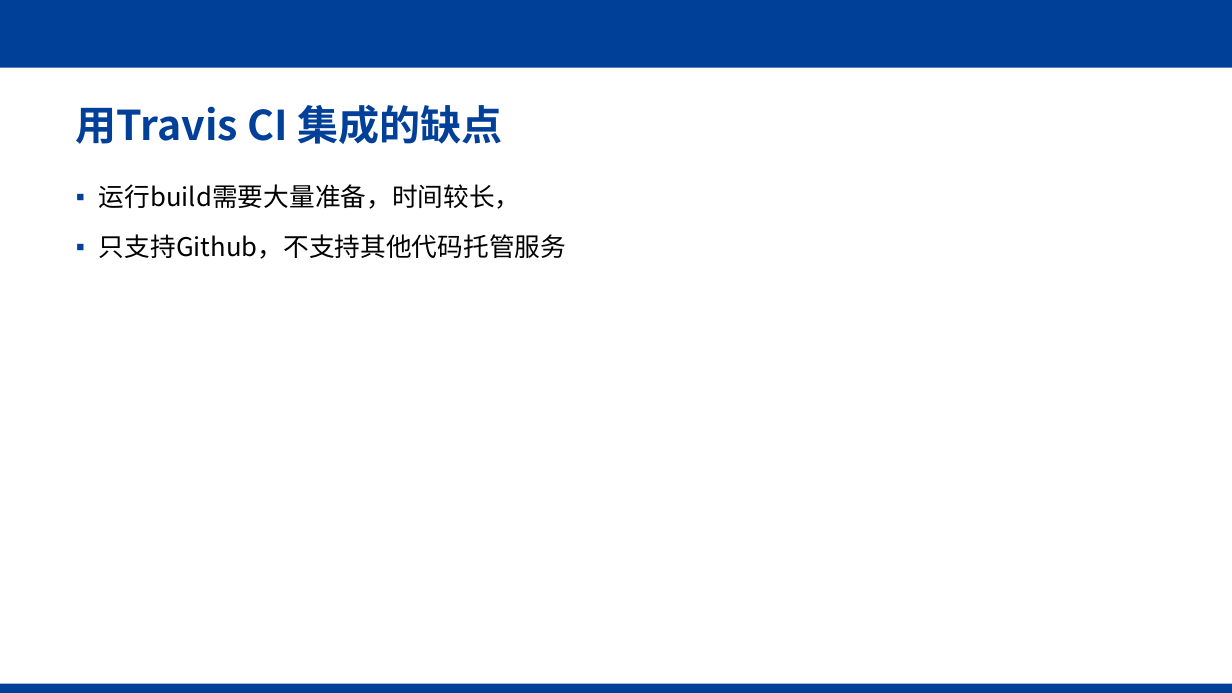
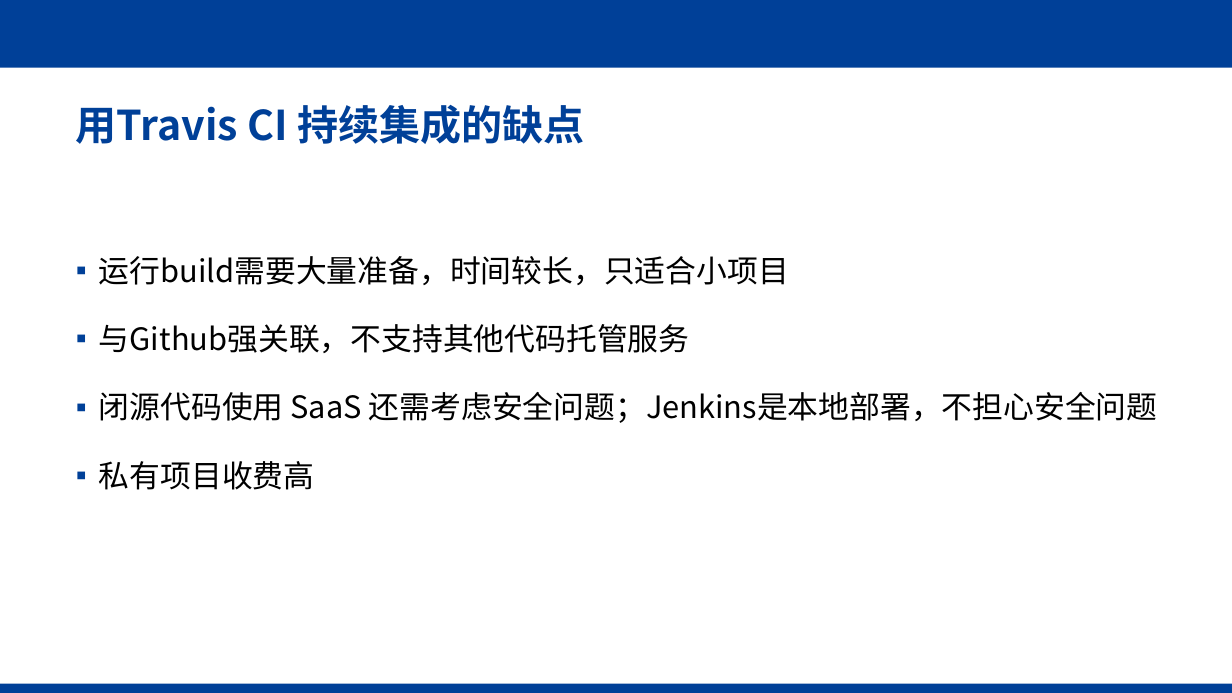
Before and after one commit to sansazhao/CI-CD, a slide deck: slide 15 of CICD介绍.pptx (slide 9 before the commit). Drawn at 1232x693 pixels with LibreOffice and Linux fonts; fonts in the diff are those of the drawing; background and template pictures are left out. Boxes give left, top, right and bottom in pixels: in the first picture for what was removed or moved away, otherwise in the second. Text is boxed around its words. In the diff, an @@ line names an element or a change of style, - is before the commit and + after.

```diff
--- a/CICD介绍.pptx
+++ b/CICD介绍.pptx
@@ title at [76,105,585,144]: text changed @@
-用Travis CI 集成的缺点
+用Travis CI 持续集成的缺点
@@ text at [99,256,1158,490]: text changed; size 20 to 24 pt @@
-▪ 运行build需要大量准备，时间较长，
-▪ 只支持Github，不支持其他代码托管服务
+▪ 运行build需要大量准备，时间较长，只适合小项目
+▪ 与Github强关联，不支持其他代码托管服务
+▪ 闭源代码使用 SaaS 还需考虑安全问题；Jenkins是本地部署，不担心安全问题
+▪ 私有项目收费高
```
Also in this commit, not shown: 5 other slides changed, 6 slides added.
